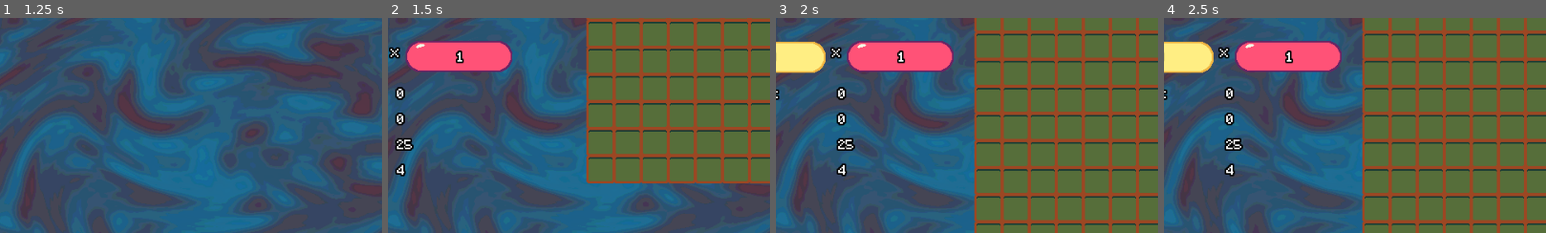
Above: before the commit, frames 1-4 (left to right).
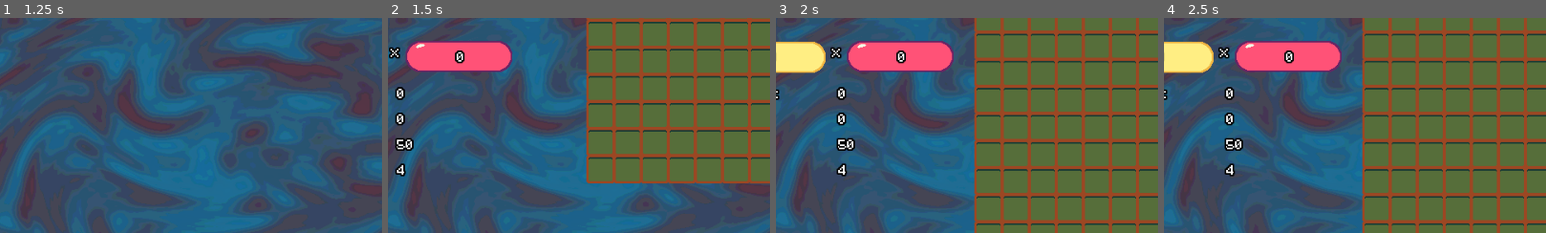
Above: after the commit, the same moments.

Repository: frxedlxver/godot-wordgame-prototypes
Game: Godot game, scene res://scenes/test.tscn
Same seed, same stepped clock (60 frames per second), same inputs: the game is played once before the commit and once after it.
Inputs (mouse positions are % of the whole screen's width and height, from its top left):
- Up to frame 1 (1.25 s): click "New Game" at 0.5 s
- Up to frame 2 (1.5 s): drag from (36, 1) to (64, 1) at 1.27 s
- Up to frame 3 (2 s): no input
- Up to frame 4 (2.5 s): tap Enter at 2 s; drag from (36, 25) to (64, 25) at 2.02 s
The pictures show only the part of the screen within x 8-58%, y 25-75%; the shares and areas given below are measured in that part.

Frame 1 is identical in both runs. In frame 2, 0.2% of the frame differs, in the area x 2-21%, y 15-62%; in frame 3, 0.3%, in the area x 15-34%, y 15-62%; in frame 4, 0.3%.

Commit message:
updated sounds, tweaked a few things

Diff:
--- a/scenes/run.tscn
+++ b/scenes/run.tscn
@@ -11,10 +11,14 @@
 [node name="CanvasLayer" type="CanvasLayer" parent="."]
 
 [node name="PanelContainer" type="PanelContainer" parent="CanvasLayer"]
-offset_left = 352.0
+anchors_preset = 5
+anchor_left = 0.5
+anchor_right = 0.5
+offset_left = -128.0
 offset_top = 32.0
-offset_right = 608.0
+offset_right = 128.0
 offset_bottom = 80.0
+grow_horizontal = 2
 pivot_offset = Vector2(128, 24)
 theme = ExtResource("2_f0gf3")
 theme_type_variation = &"RuneDisplayPanel"
--- a/scenes/test.tscn
+++ b/scenes/test.tscn
@@ -1,11 +1,13 @@
-[gd_scene load_steps=7 format=3 uid="uid://jb12j5p22epv"]
+[gd_scene load_steps=9 format=3 uid="uid://jb12j5p22epv"]
 
 [ext_resource type="Script" path="res://src/main.gd" id="1_kiayv"]
 [ext_resource type="Material" uid="uid://b8r23b4qmepth" path="res://shaders/bg.tres" id="2_68p7e"]
+[ext_resource type="AudioStream" uid="uid://wl75bn1082fu" path="res://sound/320901__suzenako__ding4.wav" id="4_pt8b2"]
 [ext_resource type="AudioStream" uid="uid://cluljka01ih0i" path="res://sound/89402__zimbot__woodsnap9.wav" id="5_bw5ow"]
 [ext_resource type="Script" path="res://src/audio_stream_manager.gd" id="6_vu4vo"]
+[ext_resource type="AudioStream" uid="uid://b3mp7yiiwevu3" path="res://sound/33912__necrosensual__aluminum08.wav" id="6_xtmnp"]
+[ext_resource type="AudioStream" uid="uid://6nyle0h0mi6f" path="res://sound/56253__qk__metal_03.wav" id="7_hdxxo"]
 [ext_resource type="AudioStream" uid="uid://crhx58h4alxqc" path="res://sound/oops.wav" id="7_l8hsb"]
-[ext_resource type="AudioStream" uid="uid://p2hdrs2cxlli" path="res://sound/good.wav" id="8_io1cw"]
 
 [node name="Node2D" type="Node2D"]
 script = ExtResource("1_kiayv")
@@ -17,11 +19,17 @@
 stream = ExtResource("7_l8hsb")
 
 [node name="Good" type="AudioStreamPlayer" parent="AudioStreamManager"]
-stream = ExtResource("8_io1cw")
+stream = ExtResource("4_pt8b2")
 
 [node name="Click" type="AudioStreamPlayer" parent="AudioStreamManager"]
 stream = ExtResource("5_bw5ow")
 volume_db = -15.0
+
+[node name="TurnTotal" type="AudioStreamPlayer" parent="AudioStreamManager"]
+stream = ExtResource("6_xtmnp")
+
+[node name="RoundTotal" type="AudioStreamPlayer" parent="AudioStreamManager"]
+stream = ExtResource("7_hdxxo")
 
 [node name="Background" type="ColorRect" parent="."]
 z_index = -100
--- a/src/audio_stream_manager.gd
+++ b/src/audio_stream_manager.gd
@@ -33,3 +33,9 @@
 static func play_tick():
 	_instance.get_node("Click").pitch_scale = 1.0 + randf_range(-0.1, 0.1)
 	_instance.get_node("Click").play()
+
+static func play_round_total():
+	_instance.get_node("RoundTotal").play()
+
+static func play_turn_total():
+	_instance.get_node("TurnTotal").play()
--- a/src/round.gd
+++ b/src/round.gd
@@ -8,21 +8,17 @@
 @export var round_ui : RoundUI
 
 # ──────────────────────────── round-state (auto-updates UI) ────────────────
-var _turn_score		: int = 0
-var turn_score		: int:
-	set(v):
-		_turn_score = v
-		if round_ui:
-			round_ui.update_turn_score(_turn_score)
-	get:
-		return _turn_score
+var _points		: int = 0
+var points		: int:
+	set(v):
+		_points = v
+	get:
+		return _points
 
 var _total_score	: int = 0
 var total_score		: int:
 	set(v):
 		_total_score = v
-		if round_ui:
-			round_ui.update_total_score(_total_score)
 	get:
 		return _total_score
 
@@ -39,8 +35,6 @@
 var mult			: int:
 	set(v):
 		_mult = v
-		if round_ui:
-			round_ui.update_mult(_mult)
 	get:
 		return _mult
 
@@ -83,7 +77,7 @@
 	board.slot_unhighlighted.connect(func(_slot): highlighted_board_slot = null)
 
 	# scoring engine hooks
-	SCORING_ENGINE.turn_score_updated.connect(on_turn_score_updated)
+	SCORING_ENGINE.points_updated.connect(on_points_updated)
 	SCORING_ENGINE.turn_mult_updated.connect(on_mult_changed)
 
 	# hand / bag ui
@@ -158,7 +152,7 @@
 	var points		: int = result[0]
 	var mult_val	: int = result[1]
 
-	turn_score = points
+	points = points
 	mult       = mult_val
 	await on_scoring_complete()
 
@@ -171,6 +165,8 @@
 		current_phase = round_cfg.boss
 
 	total_score     = 0
+	round_ui.update_total_score(total_score)
+
 	required_score  = current_phase.required_score
 	plays           = G.current_run_data.plays_per_round
 	mulligans       = G.current_run_data.mulls_per_round
@@ -184,8 +180,8 @@
 		await get_tree().create_timer(0.1).timeout
 
 # ───────────────────────────── board → ui hooks ───────────────────────────
-func on_turn_score_updated(label : DisappearingLabel, new_score : int) -> void:
-	turn_score = new_score
+func on_points_updated(label : DisappearingLabel, new_score : int) -> void:
+	points = new_score
 	round_ui.send_label_to_score(label, new_score)
 
 func on_mult_changed(label : DisappearingLabel, new_mult : int) -> void:
@@ -194,10 +190,15 @@
 
 func on_scoring_complete() -> void:
 	await get_tree().create_timer(SCORING_ENGINE.TIME_BETWEEN_ANIMATIONS * 2).timeout
-	var turn_total = turn_score * mult
+	var turn_total = points * mult
+	reset_points_and_mult()
 	round_ui.update_turn_total(turn_total)
+	AudioStreamManager.play_turn_total()
 	await get_tree().create_timer(SCORING_ENGINE.TIME_BETWEEN_ANIMATIONS * 2).timeout
 	total_score += turn_total
+	round_ui.update_turn_total(0)
+	round_ui.update_total_score(total_score)
+	AudioStreamManager.play_round_total()
 	await get_tree().create_timer(SCORING_ENGINE.TIME_BETWEEN_ANIMATIONS * 2).timeout
 
 	# determine win / lose
@@ -212,9 +213,11 @@
 		start_new_turn()
 
 func start_new_turn():
-	round_ui.update_turn_total(0)
-	turn_score = 0
-	mult       = 1
-
 	_refill_hand()
 	_scoring_in_progress = false
+
+func reset_points_and_mult():
+	points = 0
+	round_ui.update_points(points)
+	mult = 1
+	round_ui.update_mult(mult)
--- a/src/round_ui.gd
+++ b/src/round_ui.gd
@@ -41,7 +41,7 @@
 
 	var tween := create_tween()
 	# “Out” overshoot, then back to normal – quick and subtle.
-	tween.tween_property(node, "scale", Vector2(1.25, 1.25), 0.1)\
+	tween.tween_property(node, "scale", Vector2(1.25, 1.25), 0.02)\
 		.set_trans(Tween.TRANS_BACK).set_ease(Tween.EASE_OUT)
 	tween.tween_property(node, "scale", Vector2.ONE, 0.08)\
 		.set_trans(Tween.TRANS_BACK).set_ease(Tween.EASE_IN)
@@ -50,7 +50,7 @@
 # ────────────────────────────────────────────────────────────────
 # Public update helpers that reuse the internal setter
 # ────────────────────────────────────────────────────────────────
-func update_turn_score(new_score : int) -> void:
+func update_points(new_score : int) -> void:
 	_set_label_text(points_label, new_score)
 
 
@@ -76,7 +76,7 @@
 	var target_pos = points_label.global_position
 	label.disappear_to(target_pos)
 	await  label.at_target_position
-	update_turn_score(amount)
+	update_points(amount)
 
 func send_label_to_mult(label : DisappearingLabel, amount : int):
 	var target_pos = mult_label.global_position
--- a/src/run_config.gd
+++ b/src/run_table.gd
@@ -17,13 +17,13 @@
 	# ROUND 1
 	RoundCfg.new(
 		PhaseCfg.new(
-			25, false, 3, ""
+			50, false, 3, ""
 		),
 		PhaseCfg.new(
-			50, false, 5, ""
+			100, false, 5, ""
 		),
 		PhaseCfg.new(
-			100, true, 10, ""
+			175, true, 10, ""
 		)
 	),
 	# ROUND 2
--- a/src/scoring_engine.gd
+++ b/src/scoring_engine.gd
@@ -5,7 +5,7 @@
 
 const TIME_BETWEEN_ANIMATIONS = 0.2
 
-signal turn_score_updated(label : DisappearingLabel, new_score : int)
+signal points_updated(label : DisappearingLabel, new_score : int)
 signal turn_mult_updated(label : DisappearingLabel, new_mult : int)
 signal score_calculation_complete(points:int, mult:int)
 
@@ -65,7 +65,7 @@
 
 		AudioStreamManager.play_good_sound(pitch)
 		pitch += 0.04
-		await get_tree().create_timer(TIME_BETWEEN_ANIMATIONS)
+		await get_tree().create_timer(TIME_BETWEEN_ANIMATIONS).timeout
 
 		var word_ctx = {
 			"word" : w["text"],
@@ -121,7 +121,7 @@
 
 
 		var label = _spawn_score_label(str(tile_pts), tile.global_position)
-		turn_score_updated.emit(label, turn_in_pts + word_pts)
+		points_updated.emit(label, turn_in_pts + word_pts)
 		AudioStreamManager.play_good_sound(pitch)
 		pitch += STEP
 
@@ -148,7 +148,7 @@
 				if score_changed:
 					var new_label = DisappearingLabel.new(eff.exclamation, node.global_position, true)
 					node.add_child(label)
-					turn_score_updated.emit(label, turn_in_pts)
+					points_updated.emit(label, turn_in_pts)
 				if mult_changed:
 					node.add_child(label)
 					var new_label = DisappearingLabel.new(eff.exclamation, node.global_position, true)
Not shown, added: sound/320901__suzenako__ding4.wav.import
Not shown, added: sound/33912__necrosensual__aluminum08.wav.import
Not shown, added: sound/56253__qk__metal_03.wav.import
Not shown, added: sound/320901__suzenako__ding4.wav
Not shown, added: sound/33912__necrosensual__aluminum08.wav
Not shown, added: sound/56253__qk__metal_03.wav
